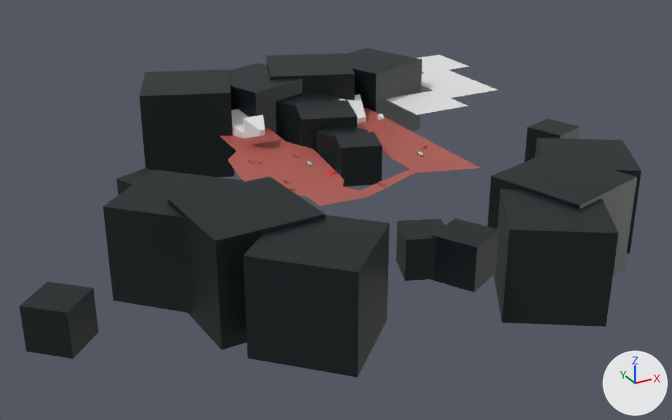
Renders of the glTF model assets/levels/demo-cliffs.gltf from each side of a commit.
One viewpoint serves both versions: a 50 mm lens placed at (-160.0, -267.2, 98.2), pointed at (-30.3, -31.5, -19.7). The lights are fixed; the arrows at lower right show +X, +Y and +Z. Where no turn or scale is listed for an object, it has been applied to the vertices. Vertices at the same position are counted once.
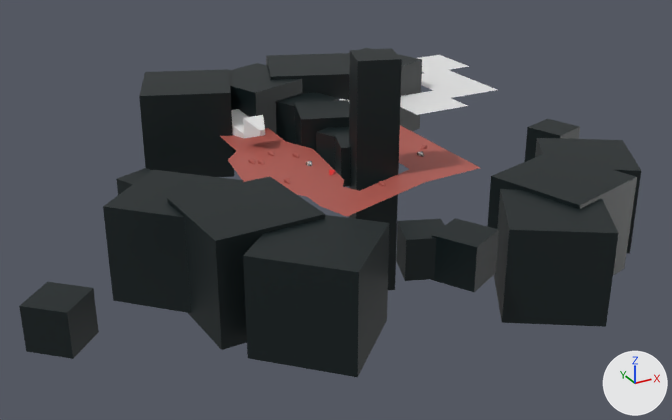
Edits to the bpy script that builds the scene:
```text
Change me_plane_019:
    where me_plane_019.from_pydata(...)  # 24 vertices, 22 faces; spans x -60.9..10.5, y -55.1..32.6, z 0.0
    used by ob_ground; location = (0.0, 0.0, -6.0)
    me_plane_019 part 1
    me_plane_019.vertices[4].co: (-10.3, -45.8, 0.0) -> (-11.9, -53.6, 0.0)  # pixel (415, 172) -> pixel (425, 182)
    me_plane_019.vertices[8].co: (-32.8, -55.1, 0.0) -> (-45.0, -64.4, 0.0)  # pixel (368, 196) -> pixel (346, 216)
Add me_cube_102:
    me_cube_102.from_pydata([(-8.3, -3.9, -37.7), (-8.3, -3.9, 37.7), (-3.9, 8.3, -37.7), (-3.9, 8.3, 37.7), (3.9, -8.3, -37.7), (3.9, -8.3, 37.7), (8.3, 3.9, -37.7), (8.3, 3.9, 37.7)], [], [(0, 1, 3), (0, 3, 2), (2, 3, 7), (2, 7, 6), (6, 7, 5), (6, 5, 4), (4, 5, 1), (4, 1, 0), (2, 6, 4), (2, 4, 0), (7, 3, 1), (7, 1, 5)])
    me_cube_102.materials.append(mat_material_002)  # black #031518
Add ob_cube_034:
    ob_cube_034 = bpy.data.objects.new('Cube.034', me_cube_102)
    ob_cube_034.location = (-20.1, -36.8, -7.7)
```

Where the change shows, as pixel boxes [x1, y1, x2, y2] in the pictures (672 x 420 px; the box of a moved part takes in the faces that stretch with it):
'Ground', reshaped
    before: [220, 107, 480, 206]
    after: [220, 125, 480, 217]
'Cube.034', added (black)
    after: [349, 48, 402, 290]
part 1 of me_plane_019, moved or reshaped
    before: [308, 152, 480, 206]
    after: [308, 152, 480, 217]
'Cube.001', unchanged, covered by the edit
    both: [345, 48, 422, 131]
'Cube.006', unchanged, covered by the edit
    before: [334, 132, 382, 187]
    after: [334, 134, 351, 187]
